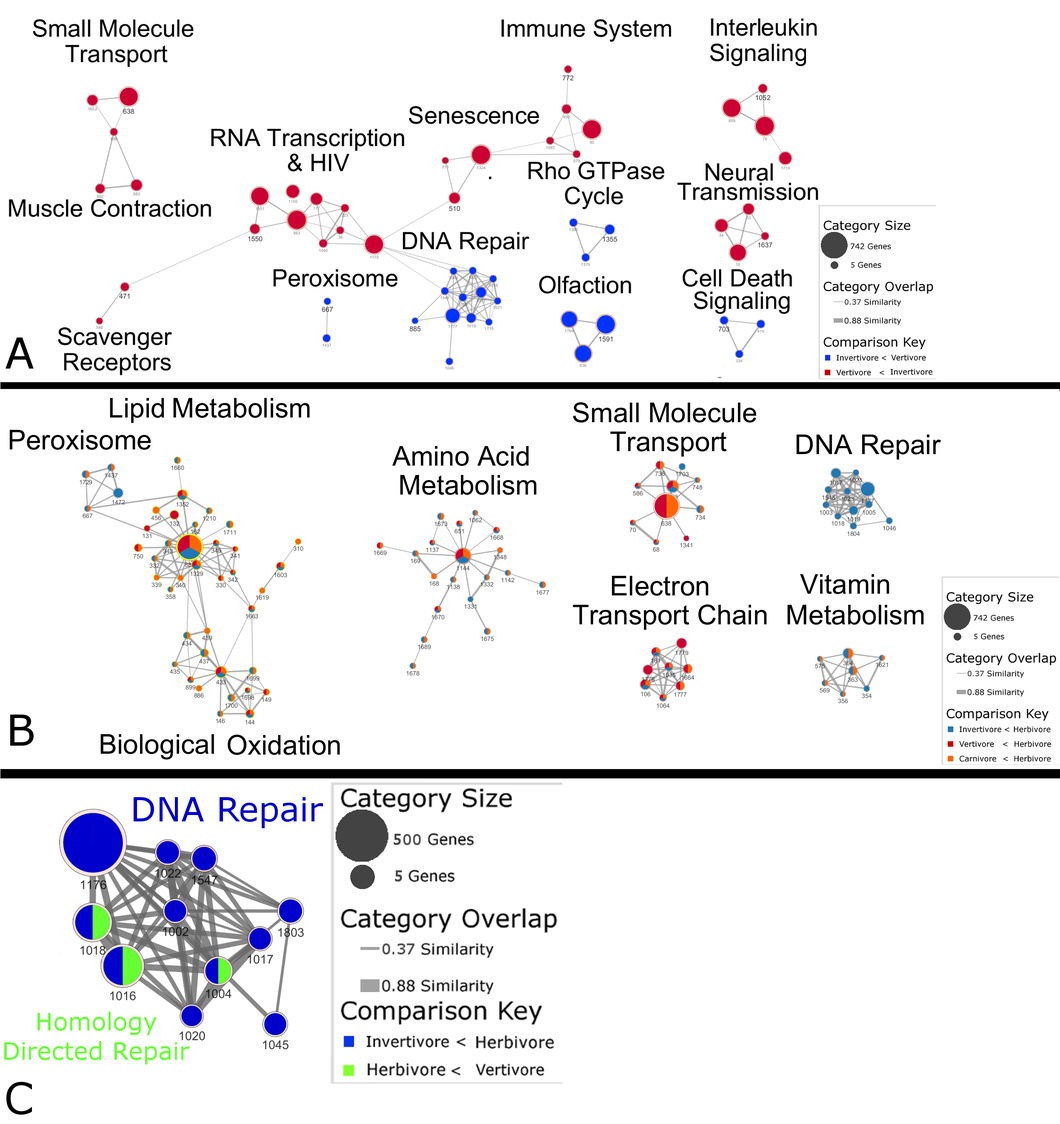
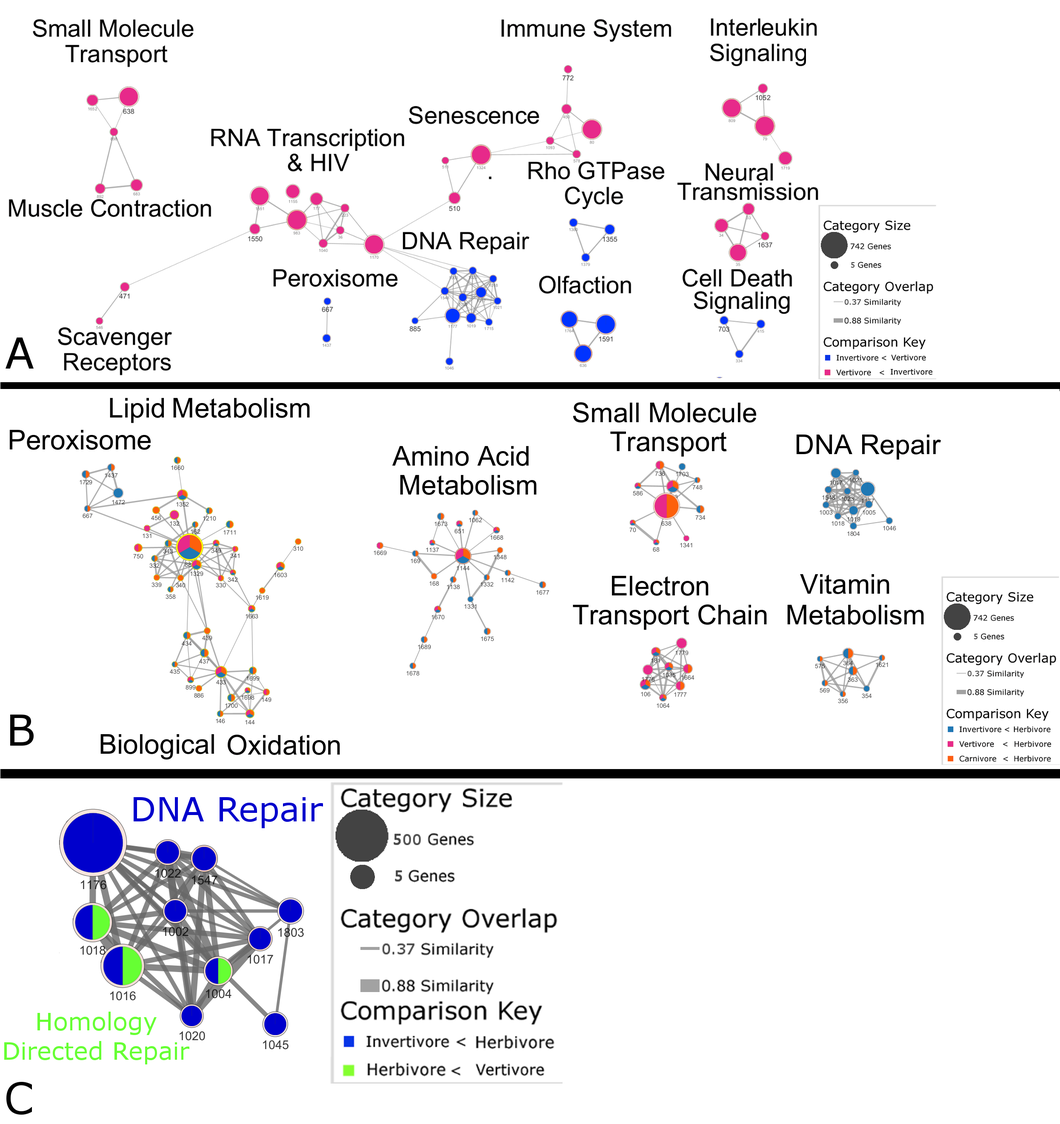
Two versions of the same layered image (1060×1124). Layer-by-layer changes:
added layer "Pasted Layer" above "C" over [824, 228, 924, 376]
painted on "Figure 4 -- Predator Conserved Cytoscape labeled.png" over [26, 398, 1051, 761]
painted on "Figure 2 -- Vertivore-Invertivore Conserved Labeled.png" over [38, 19, 924, 376]
painted on "Layer #2" over [38, 19, 924, 376]
